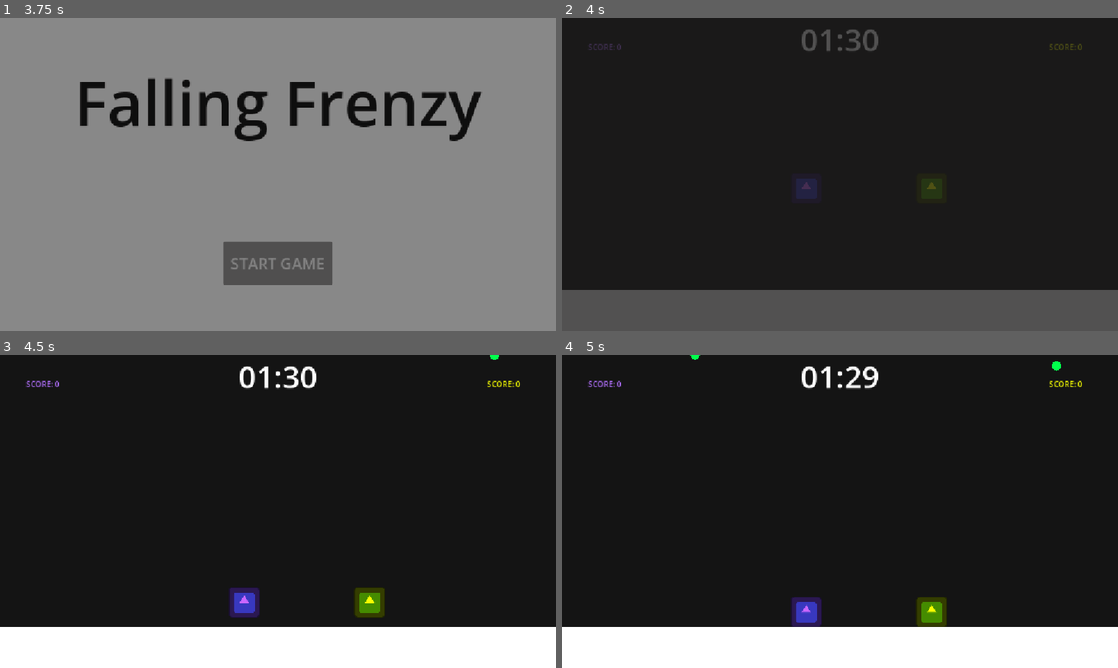
Above: before the commit, frames 1-4 (two rows, left to right).
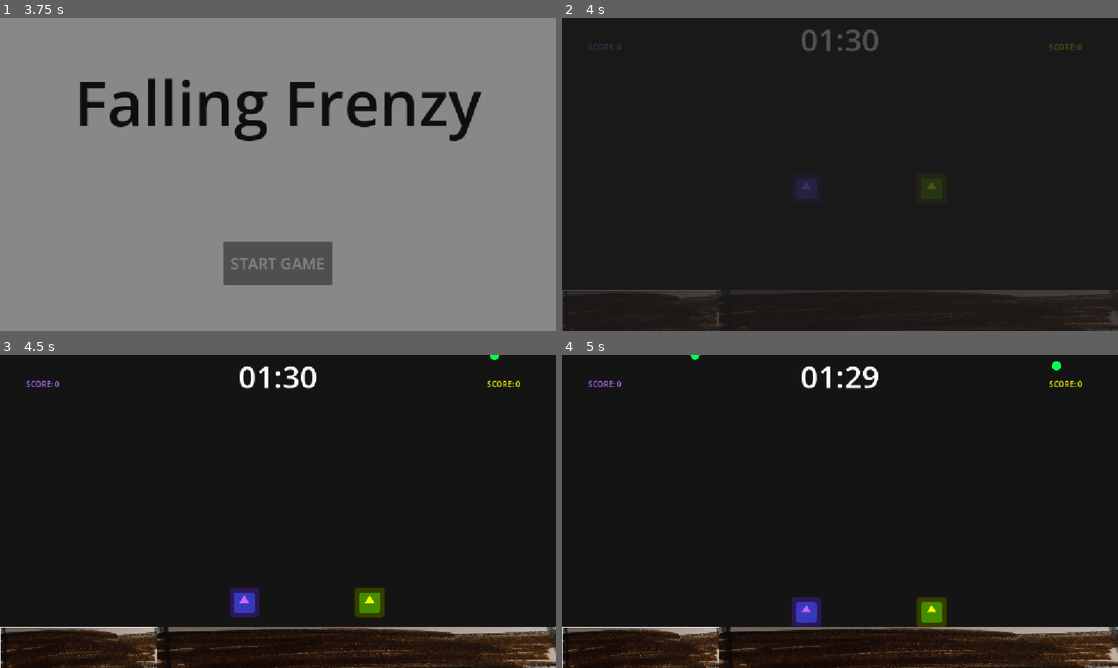
Above: after the commit, the same moments.

Repository: 1-lost-peon/falling_frenzy
Game: Godot game, scene res://main/main.tscn
Same seed, same stepped clock (60 frames per second), same inputs: the game is played once before the commit and once after it. The engine's default icon, where the game draws it, is replaced by a stand-in: a white triangle on a blue panel in a dark square. Sound files missing from this copy of the repository are replaced by a short silence.
Inputs:
- Up to frame 1 (3.75 s): tap Enter (ui_accept) at 0.5, 0.77, 1.25, 1.52, 2 s; hold Right (ui_right) 0.53-2.03 s; hold Left (ui_left) 2.03-2.75 s; click "START GAME" at 2.75 s; click "START GAME" at 3.5 s
- Up to frame 2 (4 s): no input
- Up to frame 3 (4.5 s): hold Right (ui_right) from 4.28 s (still down)
- Up to frame 4 (5 s): keep holding Right (ui_right); tap Enter (ui_accept) at 4.52 s

Frame 1 is identical in both runs. In frame 2, 13% of the frame differs, in the area x 0-100%, y 86-100%; in frame 3, 13%; in frame 4, 13%.

Commit message:
platform

Diff:
--- a/world/world.tscn
+++ b/world/world.tscn
@@ -3,6 +3,7 @@
 [ext_resource type="Script" uid="uid://bia1l67q1y6p6" path="res://world/world.gd" id="1_h5o24"]
 [ext_resource type="PackedScene" uid="uid://lrinlb8xkn2x" path="res://world/good_drop/good_drop.tscn" id="2_4717r"]
 [ext_resource type="PackedScene" uid="uid://dxexlluj30ndj" path="res://world/bad_drop/bad_drop.tscn" id="3_h5o24"]
+[ext_resource type="Texture2D" uid="uid://byw14kabvg6rh" path="res://world/platform.png" id="4_mmdvd"]
 [ext_resource type="PackedScene" uid="uid://cxm5iyfnt55ym" path="res://world/player/player.tscn" id="7_sc4t8"]
 
 [sub_resource type="RectangleShape2D" id="RectangleShape2D_dyoc1"]
@@ -61,9 +62,19 @@
 [node name="Polygon2D" type="Polygon2D" parent="Level/StaticBody2D" unique_id=1887930539]
 polygon = PackedVector2Array(0, 800, 0, 500, 1152, 500, 1152, 800)
 
+[node name="Platform" type="Sprite2D" parent="Level/StaticBody2D" unique_id=1103895160]
+position = Vector2(164, 603)
+scale = Vector2(0.2628205, 0.2628205)
+texture = ExtResource("4_mmdvd")
+
 [node name="CollisionShape2D" type="CollisionShape2D" parent="Level/StaticBody2D" unique_id=1890030533]
 position = Vector2(568, 649.5)
 shape = SubResource("RectangleShape2D_dyoc1")
+
+[node name="Platform2" type="Sprite2D" parent="Level/StaticBody2D" unique_id=1438323256]
+position = Vector2(738.28845, 601)
+scale = Vector2(0.6694361, 0.2628205)
+texture = ExtResource("4_mmdvd")
 
 [node name="StaticBody2D2" type="StaticBody2D" parent="Level" unique_id=1098710222]
 collision_layer = 3
Binary file added: world/platform.png
